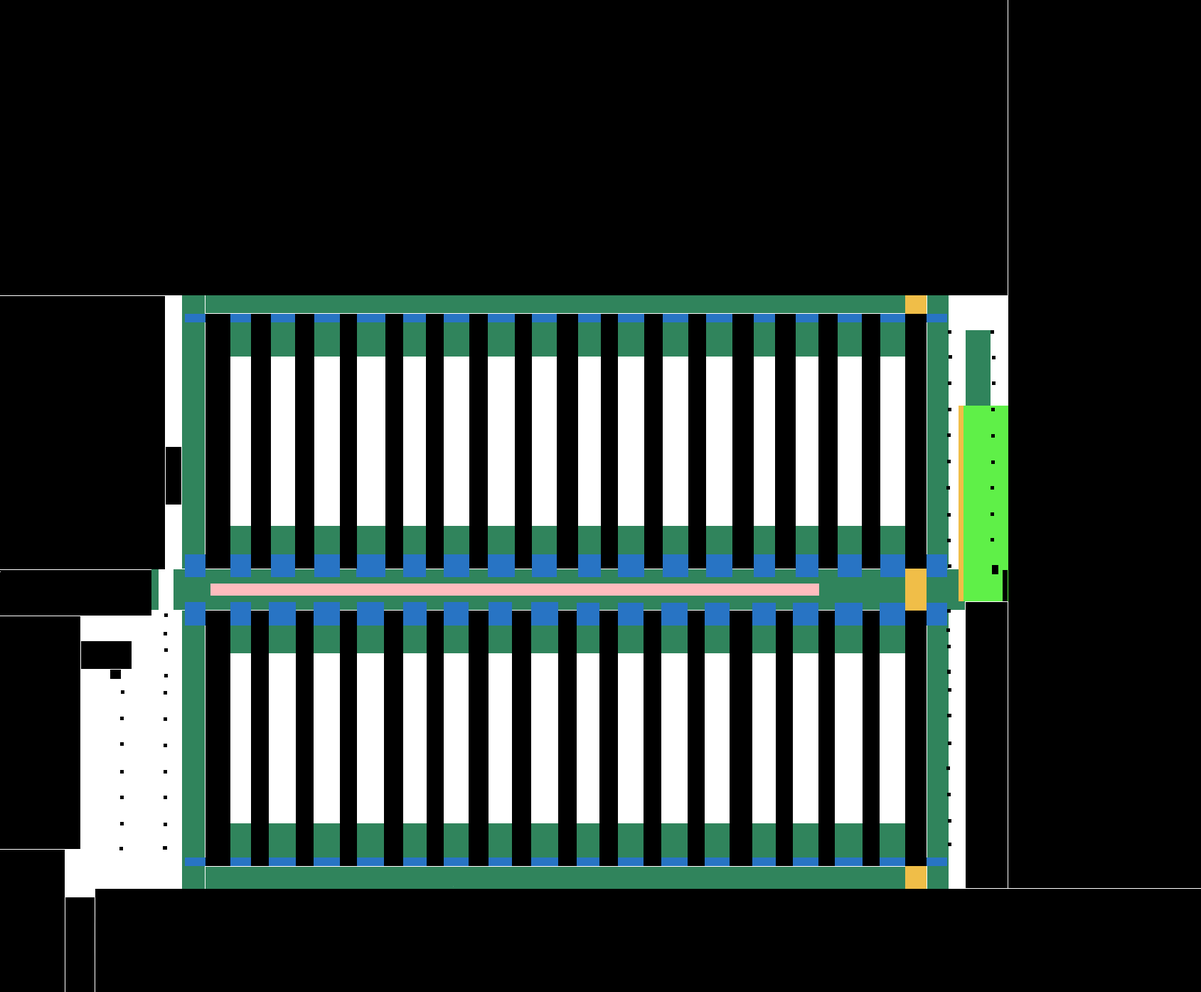
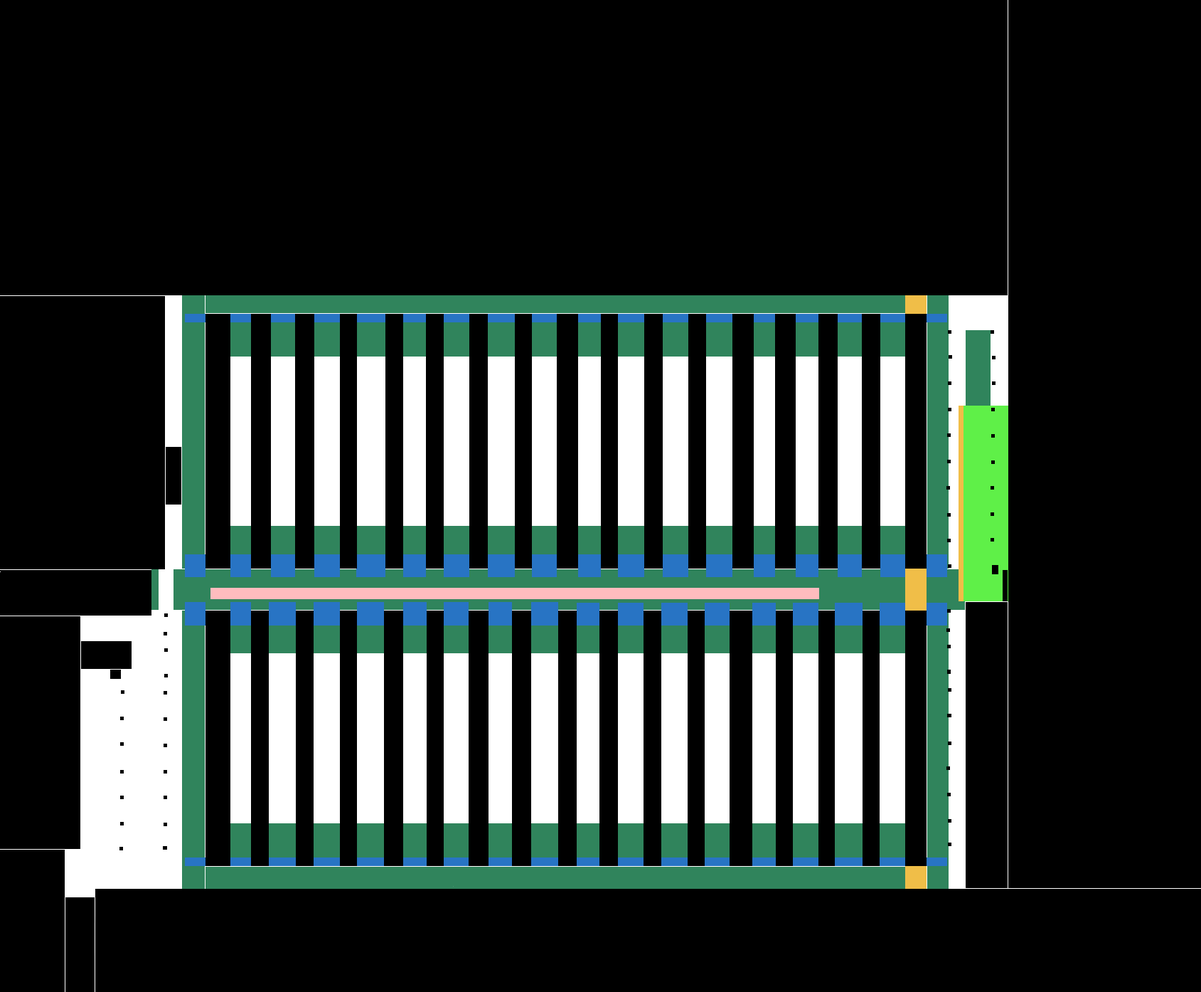
The second 1201 × 992 image is a revision of the first. Changes to its layers:
painted on "Meeting area" over [210, 583, 820, 599]
